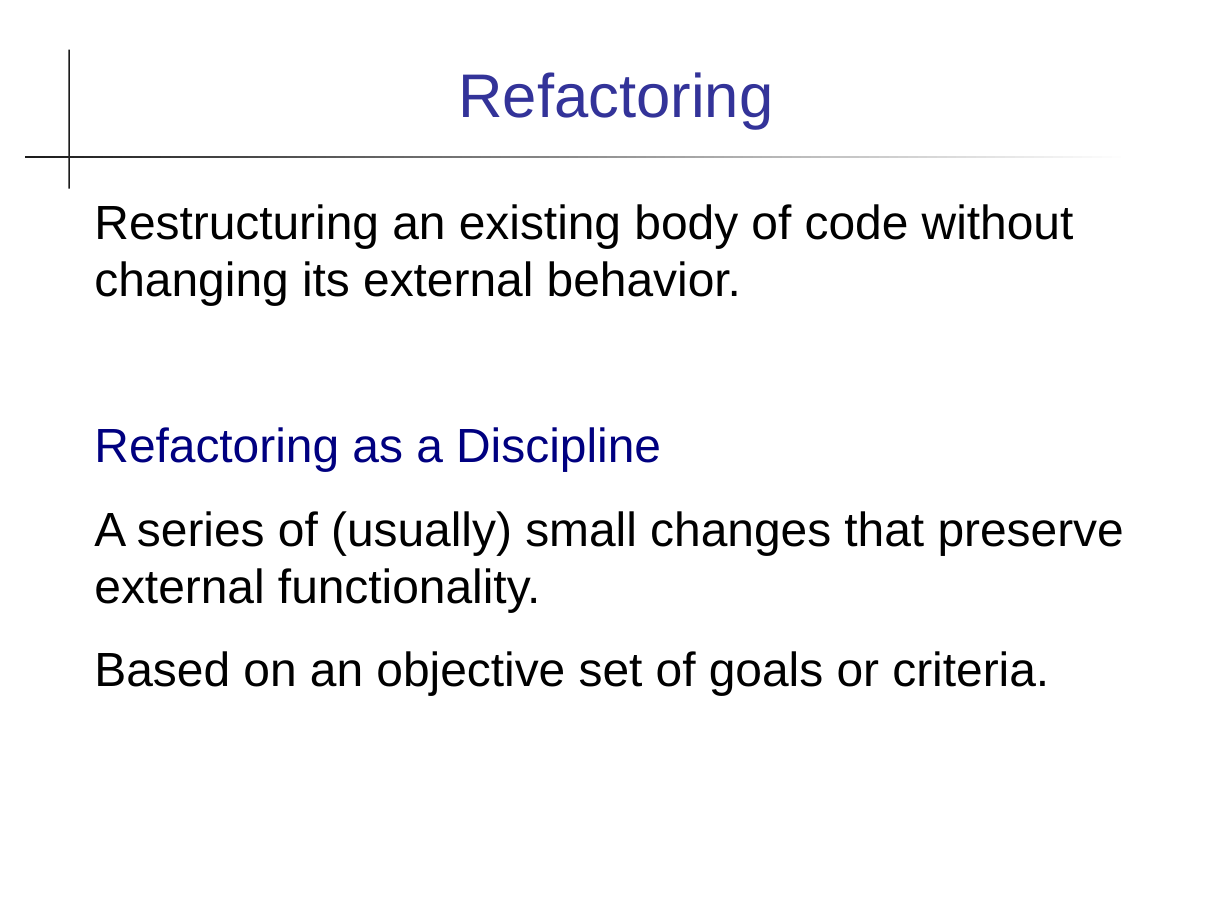
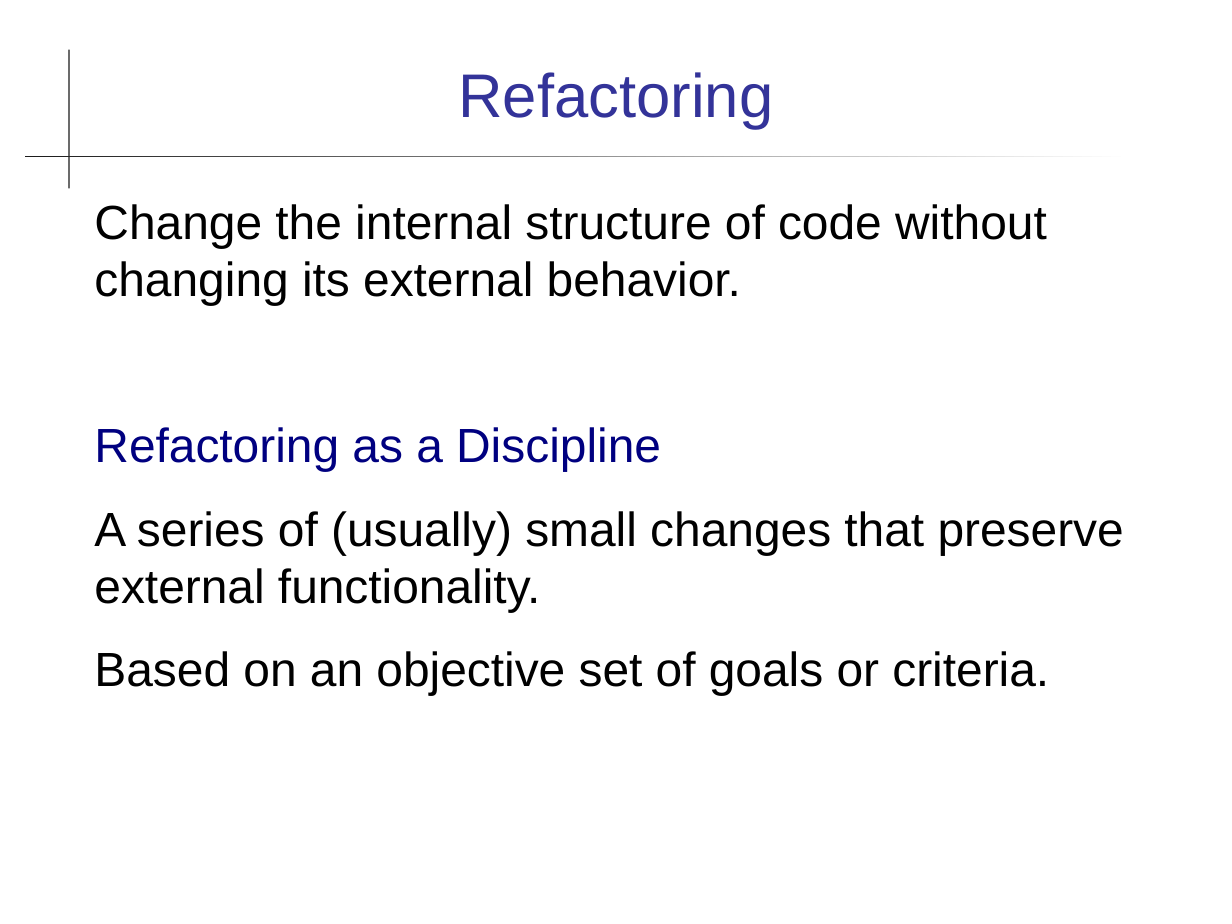
Before and after one commit to cpske/ISP, a slide deck: slide 2 of refactoring/Refactoring.ppt. Drawn at 1232x924 pixels with LibreOffice and Linux fonts; fonts in the diff are those of the drawing. Boxes give left, top, right and bottom in pixels: in the first picture for what was removed or moved away, otherwise in the second. Text is boxed around its words. In the diff, an @@ line names an element or a change of style, - is before the commit and + after.

```diff
--- a/refactoring/Refactoring.ppt
+++ b/refactoring/Refactoring.ppt
@@ text at <box>94,204,1047,305</box>: text changed @@
-Restructuring an existing body of code without changing its external behavior.
+Change the internal structure of code without changing its external behavior.
```
Also in this commit, not shown: 14 other slides changed, 2 slides added, 1 slide removed, 2 other files.
